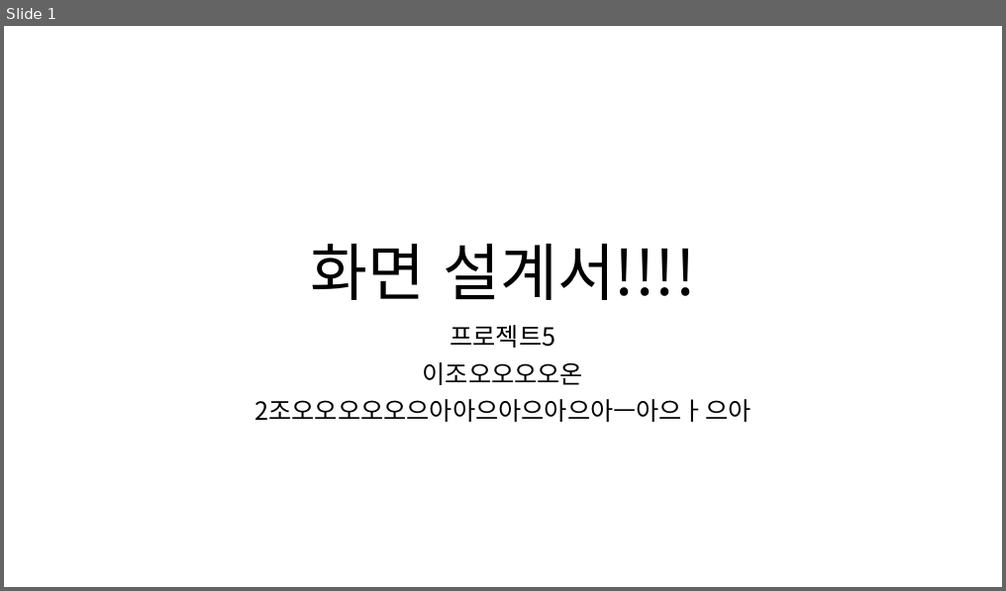
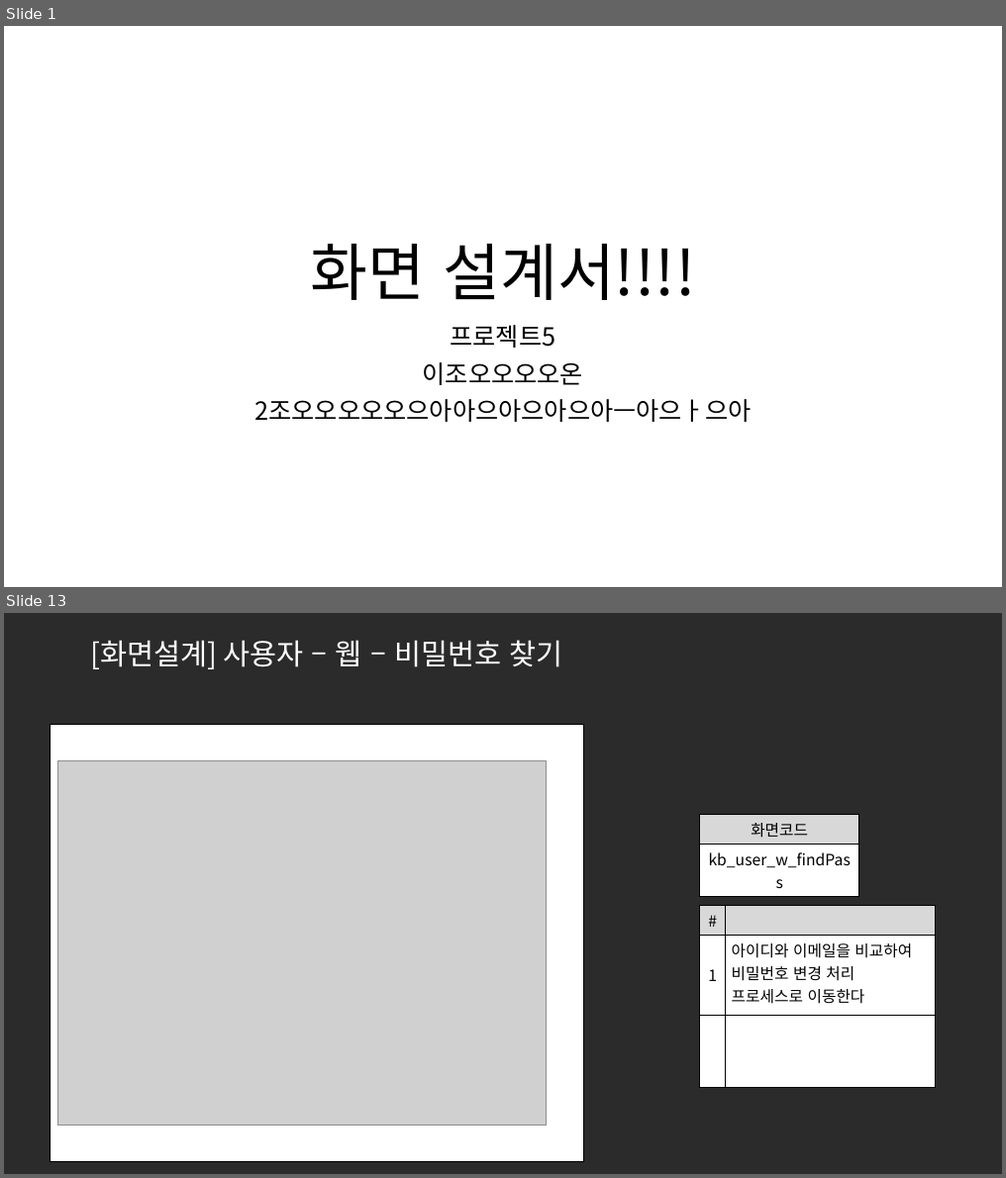
Before and after one commit to ezenteam2/e-Zone, a slide deck: 0 발표용 파워포인트/0410 2차발표/0410 project05 - 파워포인트 - 기범.pptx. Shown one above the other, each under a label of ours: slide 1 before the commit, slides 1 and 13 after it; the slides between them are not shown. The pictures are 1006x591 and 1006x1178 pixels, drawn with LibreOffice and Linux fonts; fonts in the diff are those of the drawing; grey boxes stand for pictures; background and template pictures are left out; a plain dark background stands for a picture behind light text. Boxes give left, top, right and bottom in pixels: in the first picture for what was removed or moved away, otherwise in the second. Text is boxed around its words. In the diff, an @@ line names an element or a change of style, - is before the commit and + after.

```diff
--- a/0 발표용 파워포인트/0410 2차발표/0410 project05 - 파워포인트 - 기범.pptx
+++ b/0 발표용 파워포인트/0410 2차발표/0410 project05 - 파워포인트 - 기범.pptx
@@ slide 13 added at (4, 613, 1002, 1174), background picture (left out) @@
@@ title added at (90, 640, 562, 669), 28 pt, text #FFFFFF @@
+[화면설계] 사용자 – 웹 – 비밀번호 찾기
@@ rectangle added at (50, 725, 584, 1162), fill #FFFFFF, outline #000000 1 pt @@
@@ picture added at (58, 761, 546, 1125) @@
@@ table added at (700, 814, 859, 872), 2 rows, 1 columns @@
+화면코드
+kb_user_w_findPass
@@ table added at (700, 906, 936, 1087), 3 rows, 2 columns @@
+# | 
+1 | 아이디와 이메일을 비교하여 비밀번호 변경 처리 프로세스로 이동한다
+ | 
```
Also in this commit, not shown: 15 other slides added, 2 other files.
